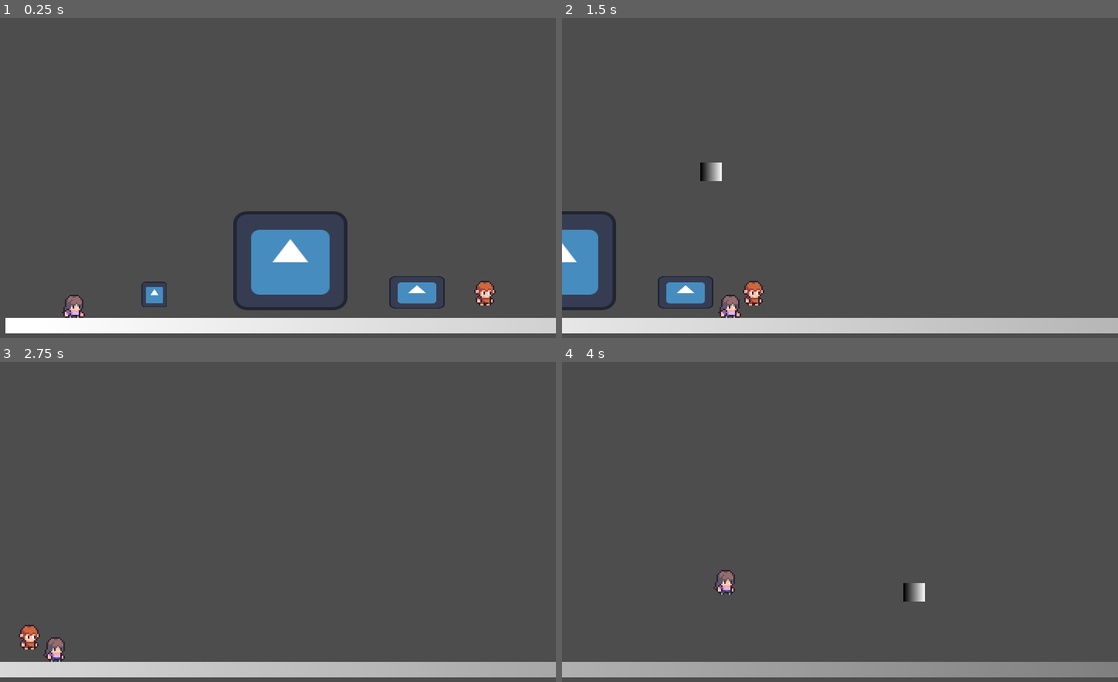
Above: before the commit, frames 1-4 (two rows, left to right).
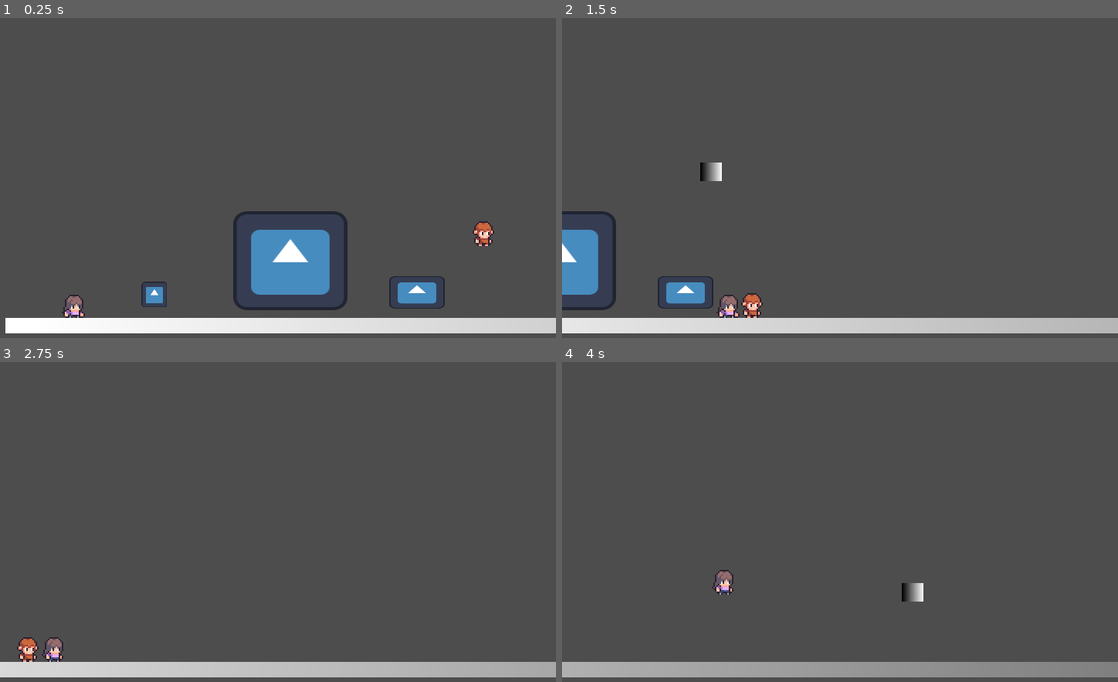
Above: after the commit, the same moments.

Repository: ajogerio/monkey-game
Game: Godot game, scene res://Scenes/game_scene.tscn
The game is run twice, just before and just after one commit, with the same random seed, the same clock (stepped at 60 frames per second) and the same inputs. This scene is started directly instead of the project's main scene. The engine's default icon, where the game draws it, is replaced by a stand-in: a white triangle on a blue panel in a dark square.
Inputs (mouse positions are in pixels of both pictures, inside the frame that each line leads up to):
- Up to frame 1 (0.25 s): no input
- Up to frame 2 (1.5 s): move the mouse to (962, 184) at 0.52 s; hold D (move_right) from 0.53 s (still down); click (962, 184) at 0.6 s; tap W (jump) at 0.77 s; move the mouse to (728, 222) at 1.27 s; click (728, 222) at 1.35 s
- Up to frame 3 (2.75 s): tap W (jump) at 1.52 s; move the mouse to (333, 464) at 2.02 s; release D (move_right) at 2.03 s; hold A (move_left) from 2.03 s (still down); click (333, 464) at 2.1 s
- Up to frame 4 (4 s): move the mouse to (812, 621) at 2.77 s; release A (move_left) at 2.78 s; hold D (move_right) from 2.78 s (still down); click (812, 621) at 2.85 s; tap W (jump) at 3.02, 3.77 s; move the mouse to (1006, 602) at 3.52 s; click (1006, 602) at 3.6 s

The runs differ from the first frame. In frame 1, 0.5% of the frame differs, in the area x 85-90%, y 63-90%; in frame 2, 0.5%; in frame 3, 0.5%, in the area x 3-12%, y 82-94%; in frame 4, 0.2%.

Commit message:
feat: add gravity to monkey

Diff:
--- a/Scenes/game_scene.tscn
+++ b/Scenes/game_scene.tscn
@@ -11,7 +11,7 @@
 [node name="Game" type="Node2D"]
 
 [node name="Monkey Enemy" parent="." instance=ExtResource("1_hnsa0")]
-position = Vector2(314, 178)
+position = Vector2(313, 106)
 script = ExtResource("2_p01vl")
 
 [node name="Player" parent="." instance=ExtResource("1_hoxpg")]
--- a/Scripts/enemy_monkey.gd
+++ b/Scripts/enemy_monkey.gd
@@ -1,5 +1,9 @@
 extends CharacterBody2D
 
+const GRAVITY_SPEED = 1000
 
 func _physics_process(delta: float) -> void:
+	if not is_on_floor():
+		velocity.y += GRAVITY_SPEED * delta
+
 	move_and_slide()
